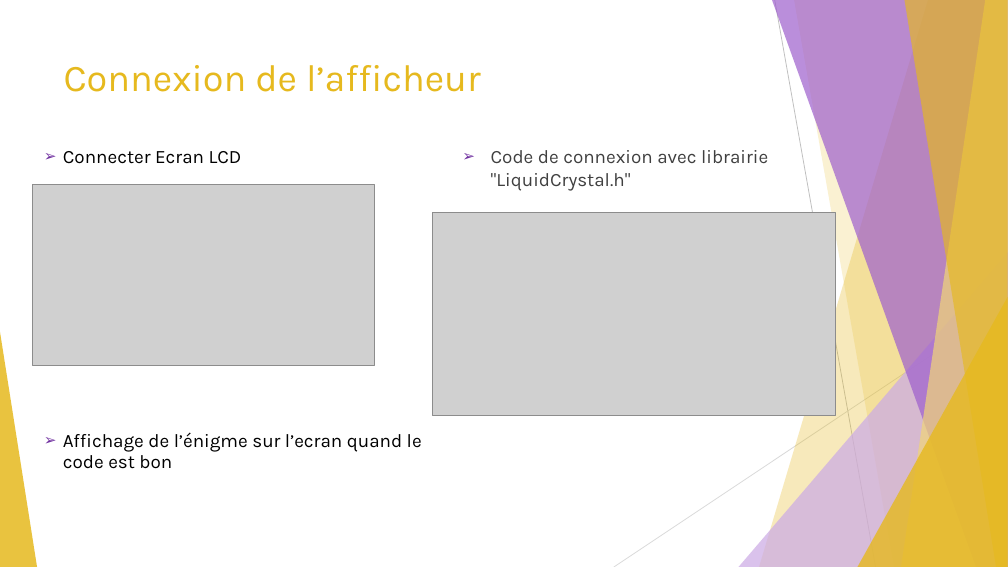
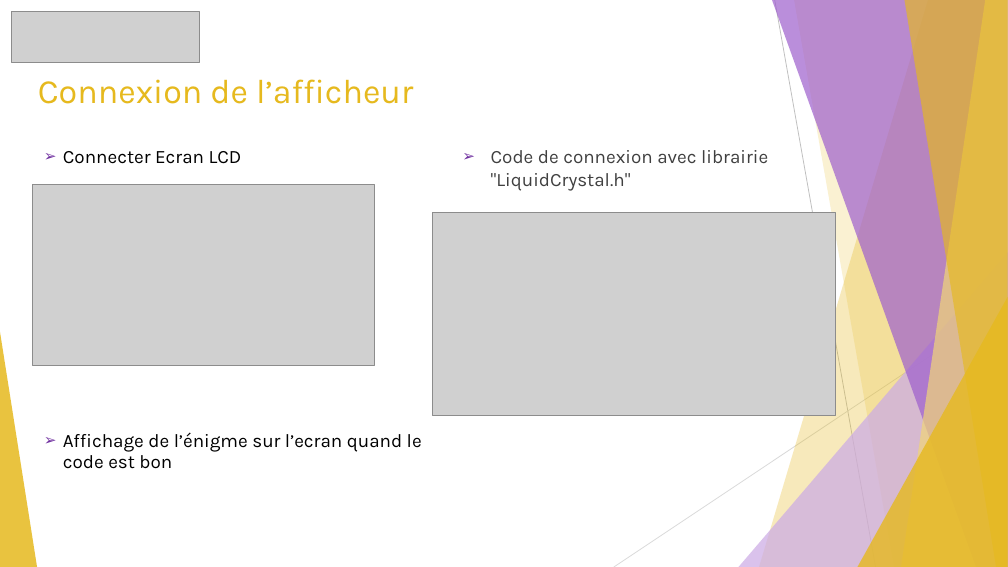
Before and after one commit to GuiguiMvn/Systeme-Escape-Game-Telethon, a slide deck: slide 10 of Cyril/Présentation.pptx. Drawn at 1008x567 pixels with LibreOffice and Linux fonts; fonts in the diff are those of the drawing; grey boxes stand for pictures. Boxes give left, top, right and bottom in pixels: in the first picture for what was removed or moved away, otherwise in the second. Text is boxed around its words. In the diff, an @@ line names an element or a change of style, - is before the commit and + after.

```diff
--- a/Cyril/Présentation.pptx
+++ b/Cyril/Présentation.pptx
@@ picture added at [12, 12, 200, 63] @@
@@ title "Connexion de l’afficheur": place and size @@
-title "Connexion de l’afficheur" at [64, 65, 481, 92]
+title "Connexion de l’afficheur" at [38, 79, 413, 104]
@@ title "Connexion de l’afficheur" at [38, 79, 413, 104]: size 36 to 32.4 pt @@
```
Also in this commit, not shown: 10 other slides changed, 2 other files.
